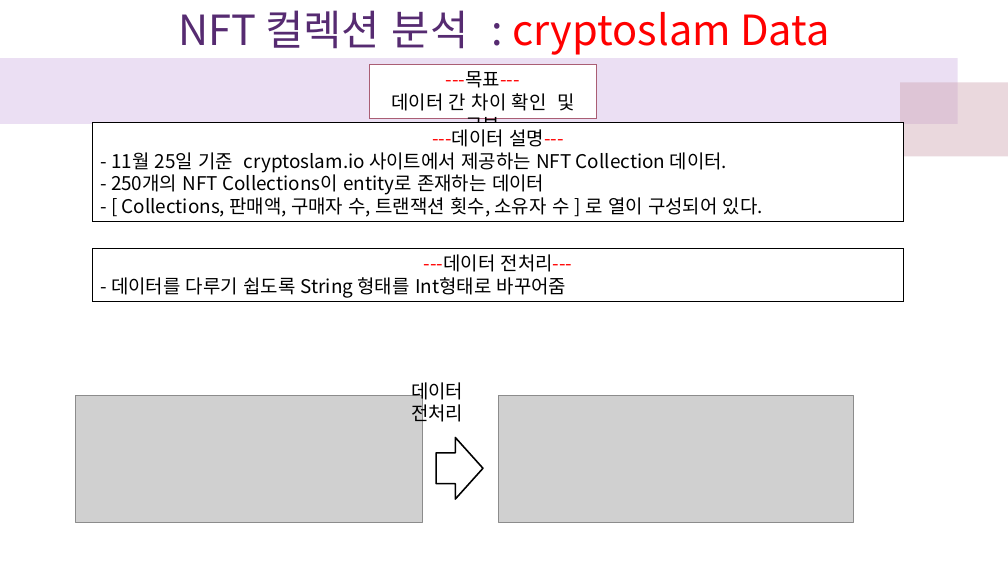
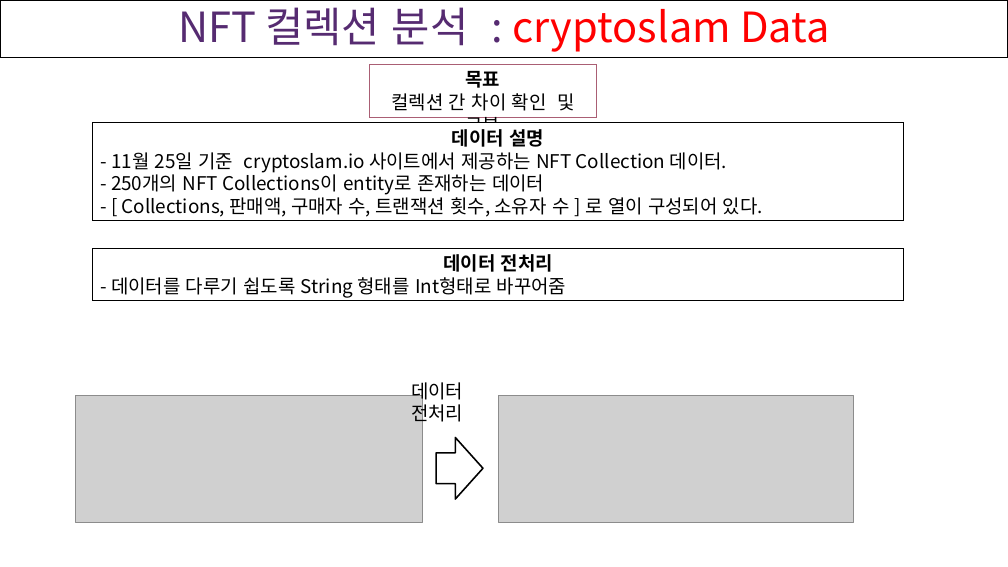
Before and after one commit to cgw03Lau/DAP__, a slide deck: slide 7 of DAP_Project/데분프 발표.pptx (slide 8 before the commit). Drawn at 1008x567 pixels with LibreOffice and Linux fonts; fonts in the diff are those of the drawing; grey boxes stand for pictures. Boxes give left, top, right and bottom in pixels: in the first picture for what was removed or moved away, otherwise in the second. Text is boxed around its words. In the diff, an @@ line names an element or a change of style, - is before the commit and + after.

```diff
--- a/DAP_Project/데분프 발표.pptx
+++ b/DAP_Project/데분프 발표.pptx
@@ rectangle "NFT 컬렉션 분석 : cryptoslam ..." at box(0, 0, 1008, 57): line spacing 1 to 0.9; outline #FFFFFF 0.75 pt to #000000 0.75 pt @@
@@ rectangle removed at box(0, 0, 268, 45) @@
@@ rectangle removed at box(197, 0, 411, 45) @@
@@ rectangle removed at box(0, 33, 958, 124) @@
@@ text in rectangle at box(392, 71, 574, 137): text changed @@
----목표---
-데이터 간 차이 확인 및 구분
+목표
+컬렉션 간 차이 확인 및 구분
@@ rectangle removed at box(901, 82, 1008, 157) @@
@@ text in rectangle at box(452, 129, 544, 147): text changed; text colour #FF0000 to #000000; bold on @@
----데이터 설명---
+데이터 설명
@@ text in rectangle at box(443, 254, 553, 272): text changed; text colour #FF0000 to #000000; bold on @@
----데이터 전처리---
+데이터 전처리
```
Also in this commit, not shown: 13 other slides changed, 1 slide added, 1 slide removed.
